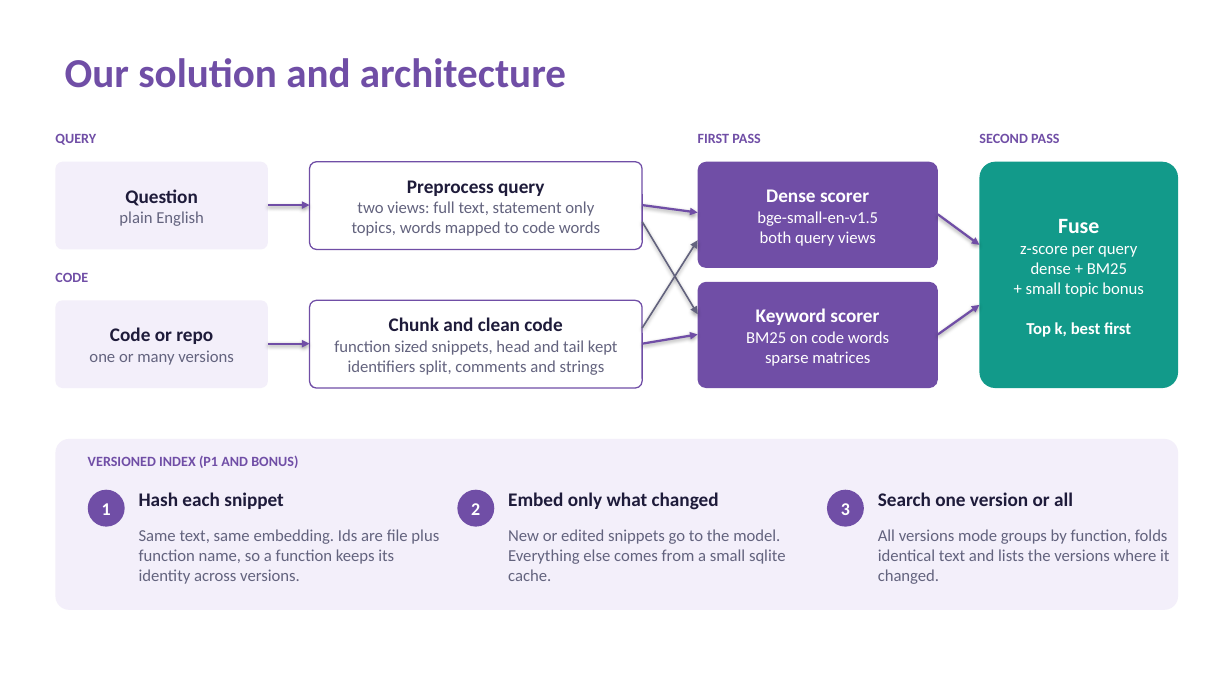
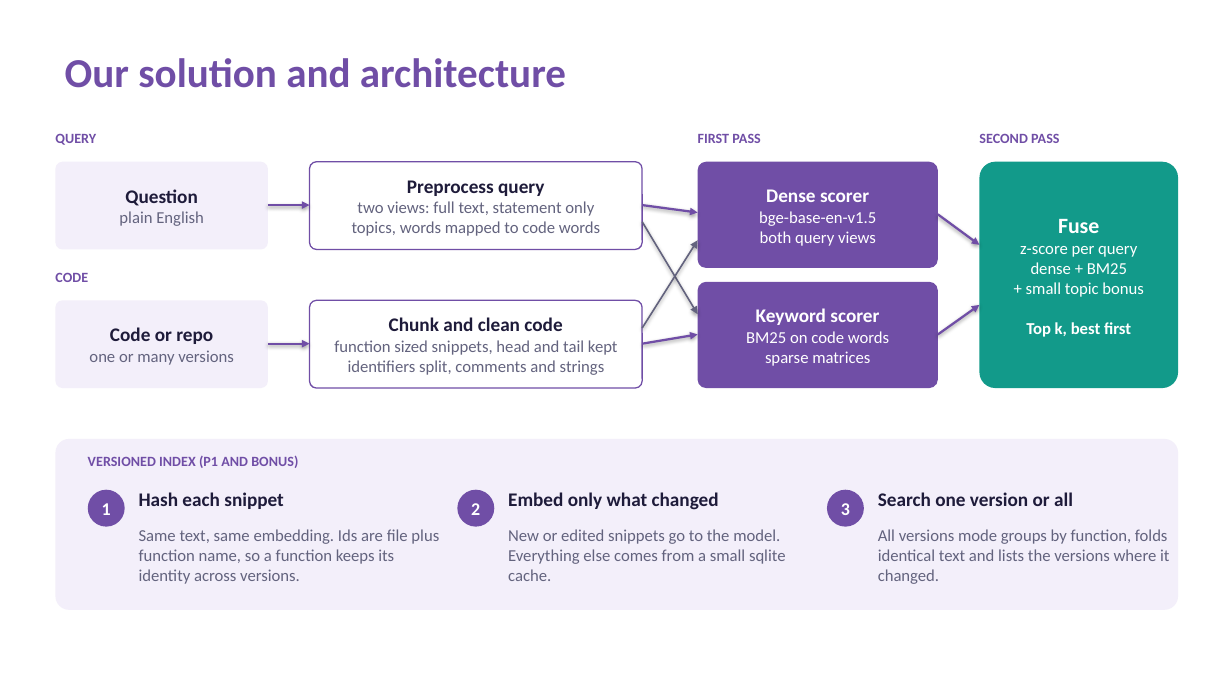
Before and after one commit to pj4real/prism-code-retrieval, a slide deck: slide 4 of submission/VITV_Procrastinators_Submission.pptx. Drawn at 1232x693 pixels with LibreOffice and Linux fonts; fonts in the diff are those of the drawing. Boxes give left, top, right and bottom in pixels: in the first picture for what was removed or moved away, otherwise in the second. Text is boxed around its words. In the diff, an @@ line names an element or a change of style, - is before the commit and + after.

Commit message:
Submit bge-base result (NDCG@10 0.06959), list both full runs
- configs/default.json uses bge-base, the model behind the submitted results file
- run_summary.json from the bge-base run on a teammate's Windows laptop, CPU only
- runs/ keeps the summary of every full run; README says the model was picked on the test split
- deck and AI disclosure name BAAI/bge-base-en-v1.5 and show the new scores
- demo_output.txt regenerated with bge-base

```diff
--- a/submission/VITV_Procrastinators_Submission.pptx
+++ b/submission/VITV_Procrastinators_Submission.pptx
@@ text in rounded rectangle at <box>759,211,876,226</box>: text changed @@
-bge-small-en-v1.5
+bge-base-en-v1.5
```
Also in this commit, not shown: 2 other slides changed, 12 other files.
